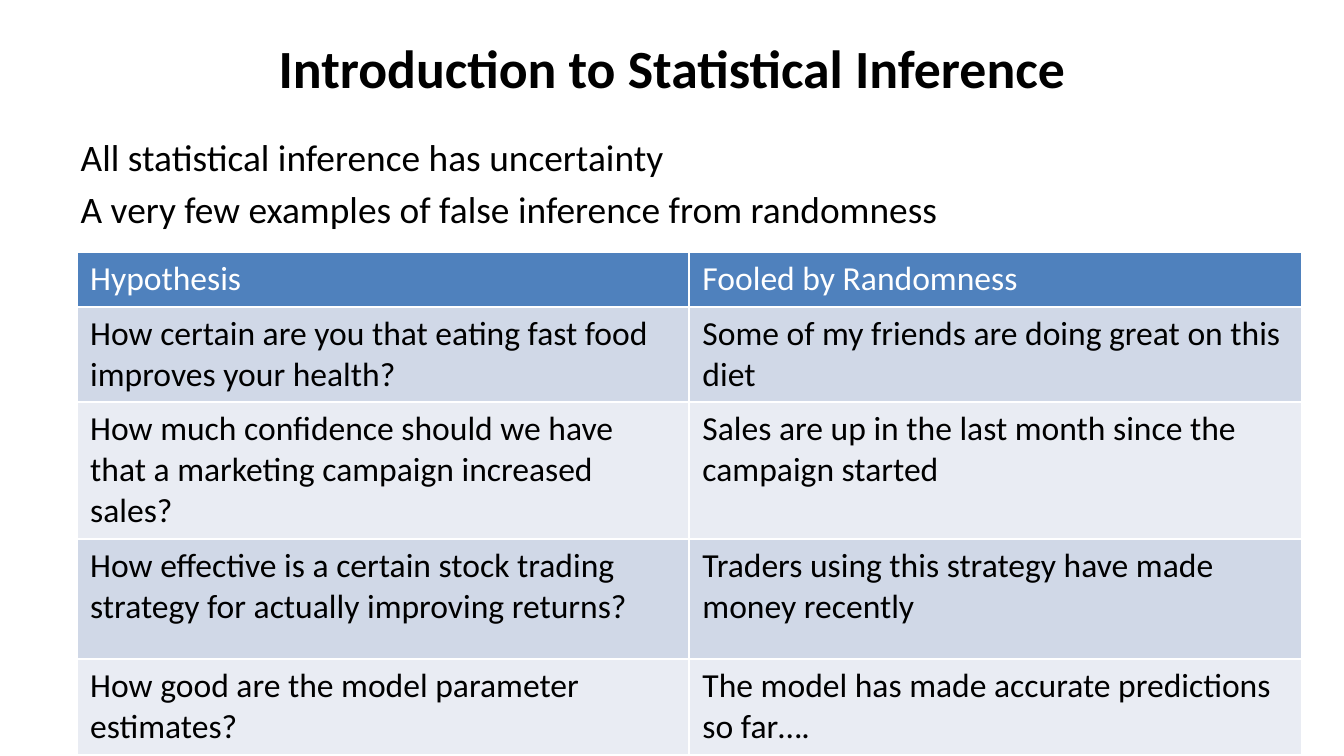
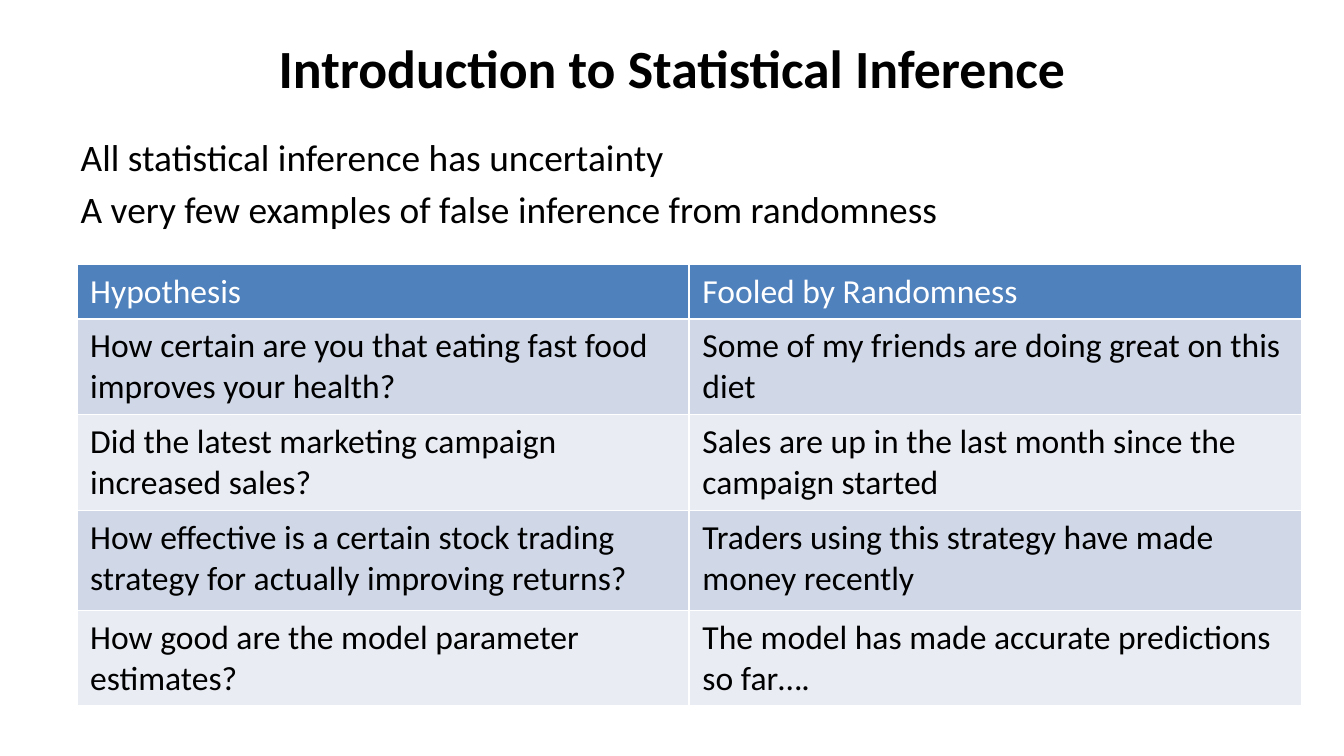
Before and after one commit to StephenElston/CSCI-E-83, a slide deck: slide 3 of LectureSlides/06a_WhyInferenceIsImportant.pptx. Drawn at 1344x756 pixels with LibreOffice and Linux fonts; fonts in the diff are those of the drawing. Boxes give left, top, right and bottom in pixels: in the first picture for what was removed or moved away, otherwise in the second. Text is boxed around its words. In the diff, an @@ line names an element or a change of style, - is before the commit and + after.

```diff
--- a/LectureSlides/06a_WhyInferenceIsImportant.pptx
+++ b/LectureSlides/06a_WhyInferenceIsImportant.pptx
@@ table at [77,265,1302,703] @@
-row 3, column 1: How much confidence should we have that a marketing campaign increased sales?
+row 3, column 1: Did the latest marketing campaign increased sales?
@@ table: place and size @@
-table at [77,253,1302,750]
+table at [77,265,1302,703]
```
Also in this commit, not shown: 1 other slide changed, 2 slides added.
